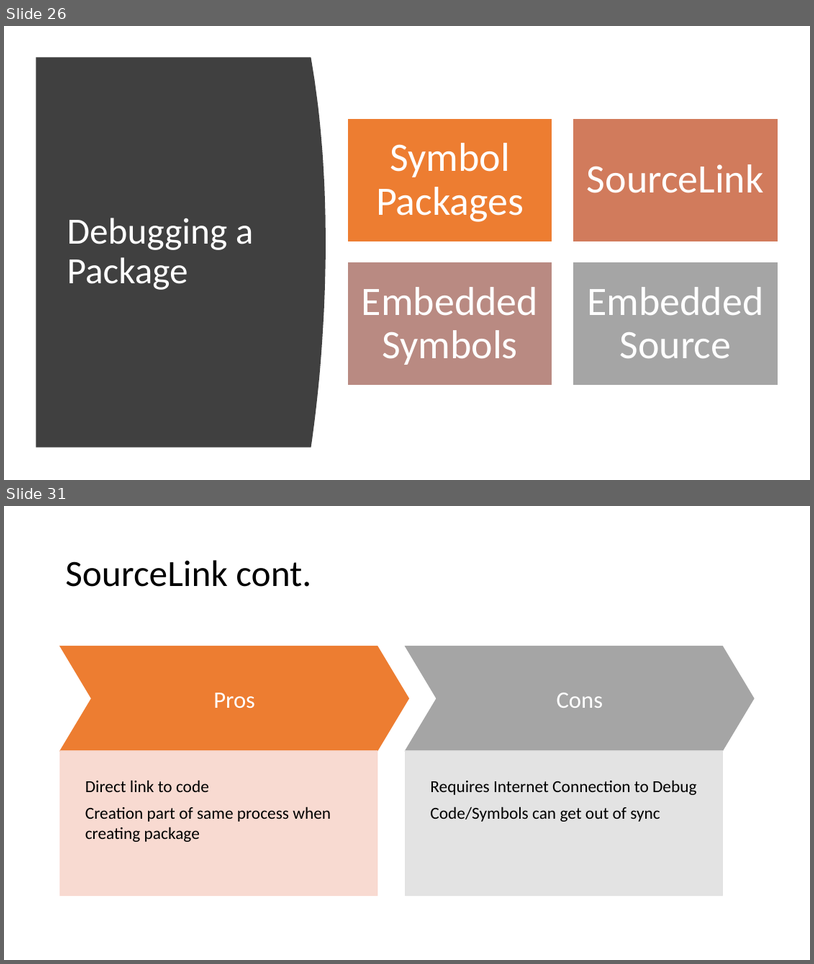
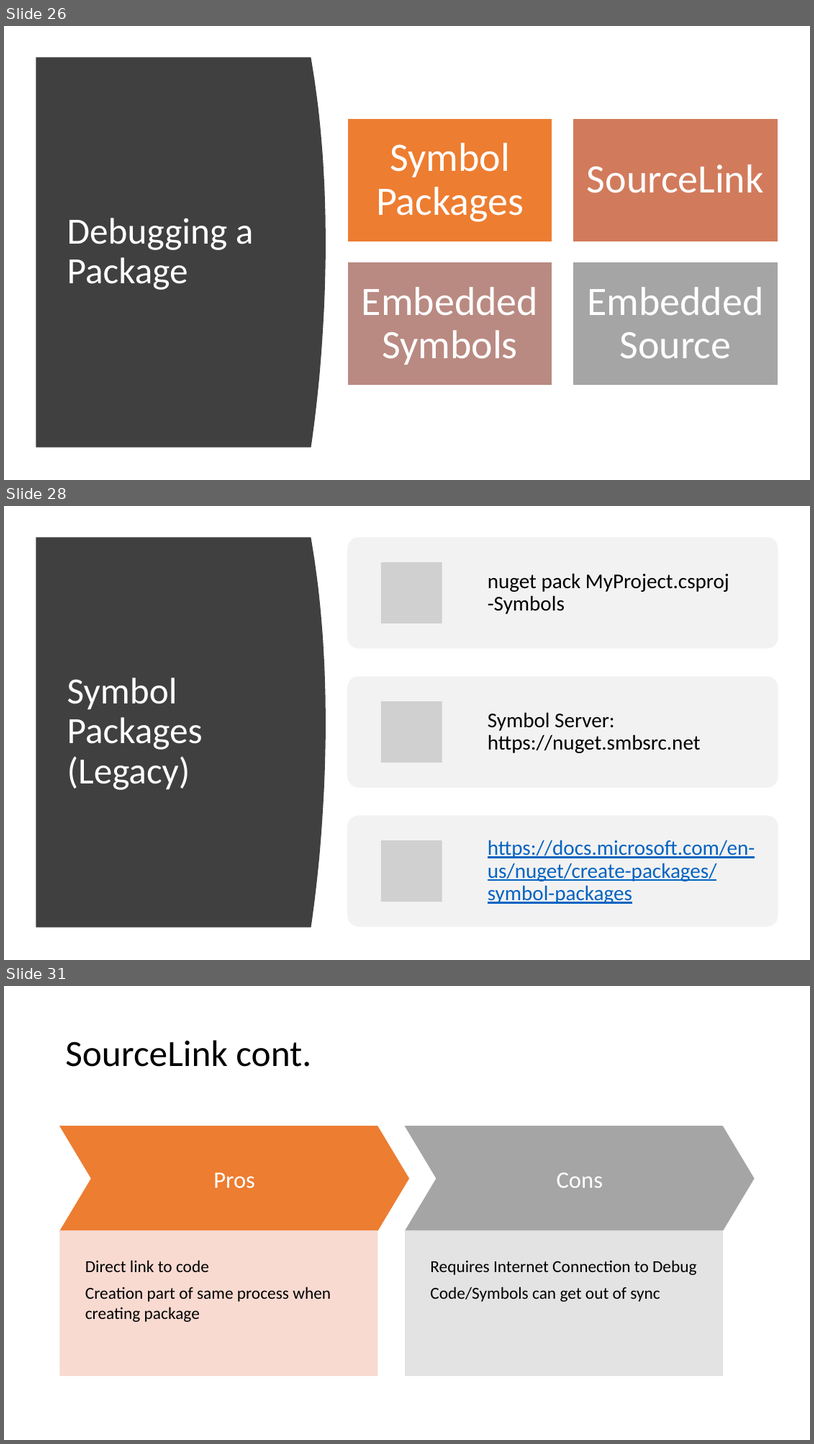
Before and after one commit to ProgrammerAL/Presentations-2019, a slide deck: 01-10 - ONETUG - Working with NuGet Packages/Presentation.pptx. Shown one above the other, each under a label of ours: slides 26 and 31 before the commit, slides 26, 28 and 31 after it; the slides between them are not shown. The pictures are 814x964 and 814x1444 pixels, drawn with LibreOffice and Linux fonts; fonts in the diff are those of the drawing; grey boxes stand for pictures. Boxes give left, top, right and bottom in pixels: in the first picture for what was removed or moved away, otherwise in the second. Text is boxed around its words. In the diff, an @@ line names an element or a change of style, - is before the commit and + after.

Commit message:
Added to ONETUG presentation and added example projects

```diff
--- a/01-10 - ONETUG - Working with NuGet Packages/Presentation.pptx
+++ b/01-10 - ONETUG - Working with NuGet Packages/Presentation.pptx
@@ slide 28 added at [4,506,810,960], background #FFFFFF @@
@@ freeform shape added at [36,538,326,927], fill #404040 @@
@@ title added at [67,677,203,790], 44 pt, text #FFFFFF @@
+Symbol Packages (Legacy)
@@ group added at [347,538,778,926]: 3 rounded rectangles, 3 pictures, 3 texts @@
+nuget pack MyProject.csproj -Symbols
+Symbol Server: https://nuget.smbsrc.net
+https://docs.microsoft.com/en-us/nuget/create-packages/symbol-packages
```
Also in this commit, not shown: 4 slides changed, 1 other slide added, 2 slides removed, 8 other files.
